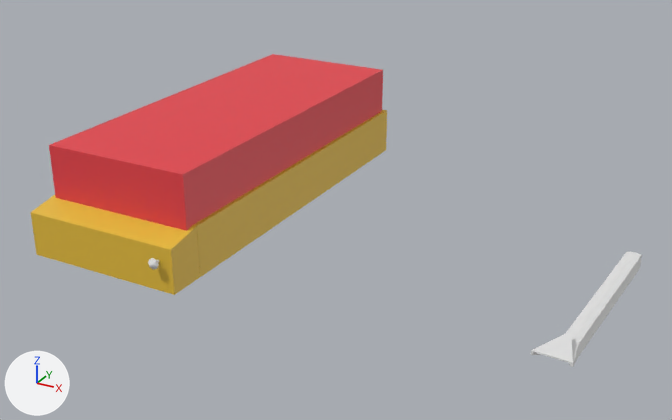
The glTF model dist/assets/table.glb as it was, and as the next commit left it.
Rendered twice from a 50 mm lens placed at (2.15, -3.04, 1.49), pointed at (0.57, -0.16, 0.05). Arrows for +X, +Y and +Z are at lower left; the lights stay in place. Where no turn or scale is listed for an object, it has been applied to the vertices.

Script lines for the objects in view, before the commit:
```python
me_cube_004 = bpy.data.meshes.new('Cube.004')
me_cube_004.from_pydata(...)  # 8 vertices, 12 faces; spans x -0.32..0.32, y -0.847..-0.7, z -0.05..0.15
me_cube_004.materials.append(mat_material_001)  # yellow #e7be3b
me_cube_009 = bpy.data.meshes.new('Cube.009')
me_cube_009.from_pydata(...)  # 101 vertices, 190 faces; spans x -0.061..0.058, y -0.441..0.386, z -0.036..0.052
me_cube_010 = bpy.data.meshes.new('Cube.010')
me_cube_010.from_pydata(...)  # 12 vertices, 15 faces; spans x -0.02..0.016, y -0.297..0.247, z -0.012..0.013
me_cube_010.materials.append(mat_material_004)  # pink #e705b0
ob_near_wall = bpy.data.objects.new('near wall', me_cube_004)
ob_near_wall.location = (0.0, 0.0, 0.0)
ob_ramp_1 = bpy.data.objects.new('ramp.1', me_cube_009)
ob_ramp_1.parent = ob_collision
ob_ramp_1.location = (1.648, -0.421, 0.0779)
ob_ramp_1.rotation_euler = (0.0, -3.142, -0.0523)  # degrees (0, -180, -3)
ob_shoot_ramp = bpy.data.objects.new('shoot ramp', me_cube_010)
ob_shoot_ramp.location = (0.269, -0.225, 0.062)
# also in view: 'right wall' at (0.3, 0.0, 0.05); 'glass' at (0.0, 0.02, 0.24)
```
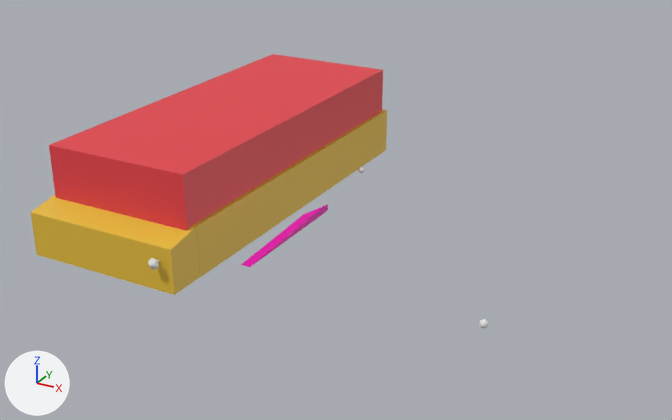
Diff of the bpy script that builds the scene:
```diff
--- a/dist/assets/table.glb.py
+++ b/dist/assets/table.glb.py
@@ me_sphere @@
+me_sphere.from_pydata(...)  # a UV sphere (32 segments, 16 rings, poles along z) spanning x -0.0135..0.0135, y -0.0135..0.0135, z -0.0135..0.0135
@@ ob_ramp_1 @@
-ob_ramp_1 = bpy.data.objects.new('ramp.1', me_cube_009)
-ob_ramp_1.parent = ob_collision
-ob_ramp_1.location = (1.648, -0.421, 0.0779)
-ob_ramp_1.rotation_euler = (0.0, -3.142, -0.0523)  # degrees (0, -180, -3)
@@ ob_béziercurve @@
 ob_béziercurve = bpy.data.objects.new('BézierCurve', None)
-ob_béziercurve.parent = ob_ramp_1
 ob_béziercurve.location = (0.00109, 0.423, 0.0)
@@ ob_shoot_ramp @@
 ob_shoot_ramp = bpy.data.objects.new('shoot ramp', me_cube_010)
-ob_shoot_ramp.location = (0.269, -0.225, 0.062)
+ob_shoot_ramp.location = (0.526, -0.413, 0.062)
@@ ob_ball_ref @@
+ob_ball_ref = bpy.data.objects.new('ball ref', me_sphere)
+ob_ball_ref.location = (1.399, -0.775, 0.107)
```

Where the change shows, as pixel boxes (x1, y1, x2, y2) in the pictures (672 x 420 px):
'ramp.1', deleted: before (531, 252, 642, 367)
'shoot ramp', moved (not visible before): after (241, 204, 328, 267)
'ball ref', added: after (479, 319, 489, 328)
